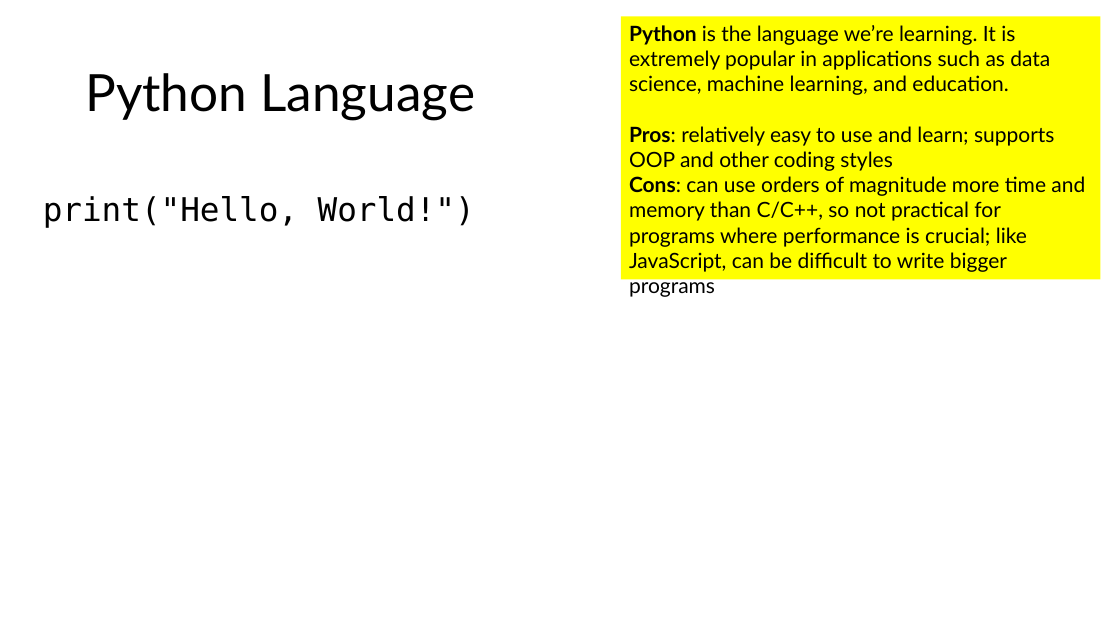
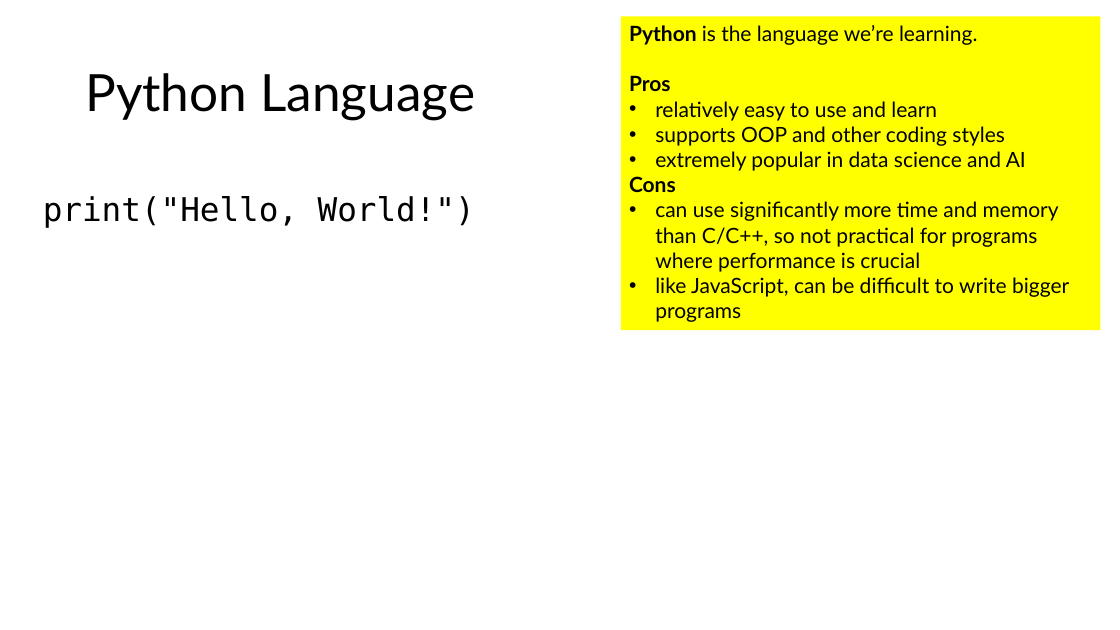
Before and after one commit to tjd1234/cmpt120spring2026, a slide deck: slide 15 of lecture_notes/chapter1/chapter1.pptx (slide 14 before the commit). Drawn at 1120x630 pixels with LibreOffice and Linux fonts; fonts in the diff are those of the drawing. Boxes give left, top, right and bottom in pixels: in the first picture for what was removed or moved away, otherwise in the second. Text is boxed around its words. In the diff, an @@ line names an element or a change of style, - is before the commit and + after.

```diff
--- a/lecture_notes/chapter1/chapter1.pptx
+++ b/lecture_notes/chapter1/chapter1.pptx
@@ rectangle "Python is the language we’re ...": place and size @@
-rectangle "Python is the language we’re ..." at bbox=[621, 17, 1101, 280]
+rectangle "Python is the language we’re ..." at bbox=[621, 17, 1101, 331]
@@ text in rectangle at bbox=[629, 25, 1069, 322]: text changed @@
-Python is the language we’re learning. It is extremely popular in applications such as data science, machine learning, and education.
-Pros: relatively easy to use and learn; supports OOP and other coding styles
-Cons: can use orders of magnitude more time and memory than C/C++, so not practical for programs where performance is crucial; like JavaScript, can be difficult to write bigger programs
+Python is the language we’re learning.
+Pros
+• relatively easy to use and learn
+• supports OOP and other coding styles
+• extremely popular in data science and AI
+Cons
+• can use significantly more time and memory than C/C++, so not practical for programs where performance is crucial
+• like JavaScript, can be difficult to write bigger programs
```
Also in this commit, not shown: 12 other slides changed, 1 slide added, 3 other files.
